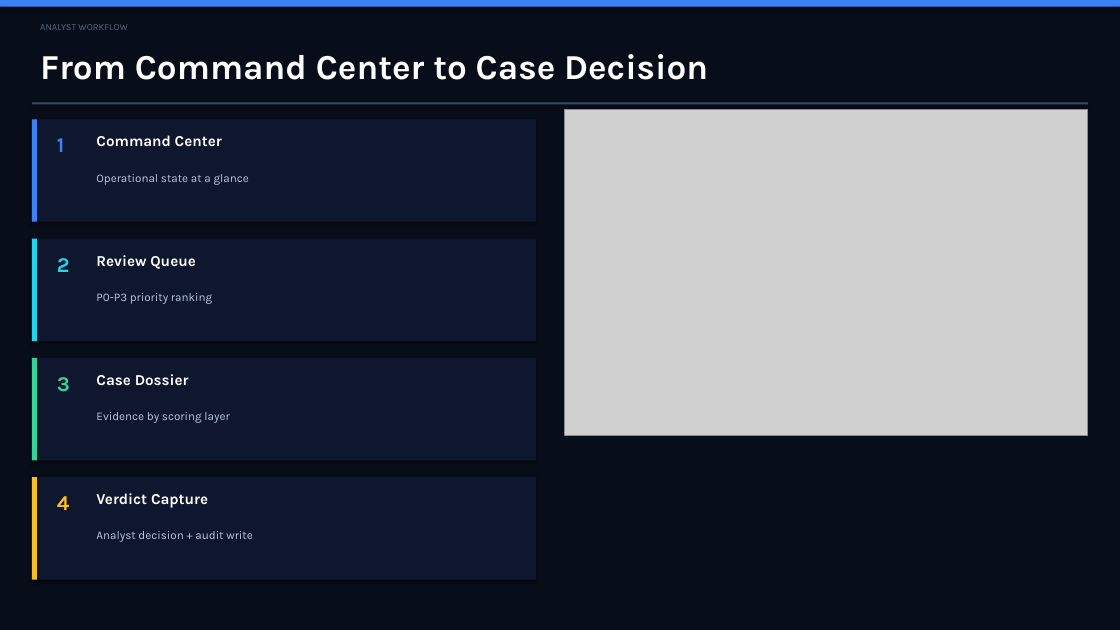
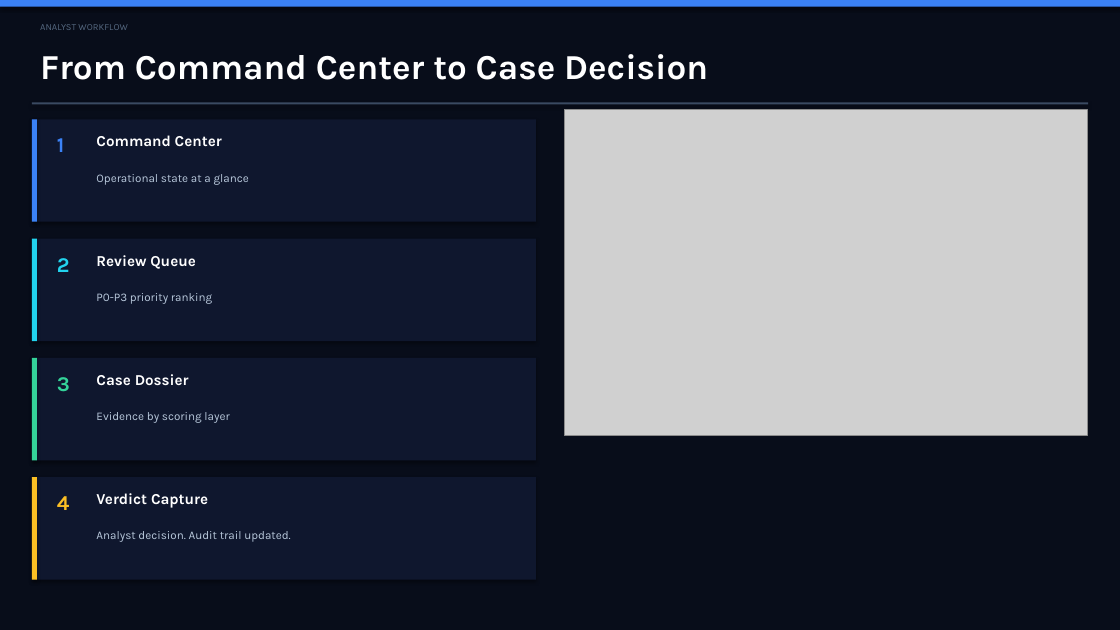
Before and after one commit to IjazKakkodDS/transaction-fraud-intelligence-console, a slide deck: slide 5 of docs/presentation/real-time-fraud-intelligence-console-executive-deck.pptx. Drawn at 1120x630 pixels with LibreOffice and Linux fonts; fonts in the diff are those of the drawing; grey boxes stand for pictures. Boxes give left, top, right and bottom in pixels: in the first picture for what was removed or moved away, otherwise in the second. Text is boxed around its words. In the diff, an @@ line names an element or a change of style, - is before the commit and + after.

```diff
--- a/docs/presentation/real-time-fraud-intelligence-console-executive-deck.pptx
+++ b/docs/presentation/real-time-fraud-intelligence-console-executive-deck.pptx
@@ text at box(96, 531, 290, 542): text changed @@
-Analyst decision + audit write
+Analyst decision. Audit trail updated.
```
Also in this commit, not shown: 8 other slides changed.
